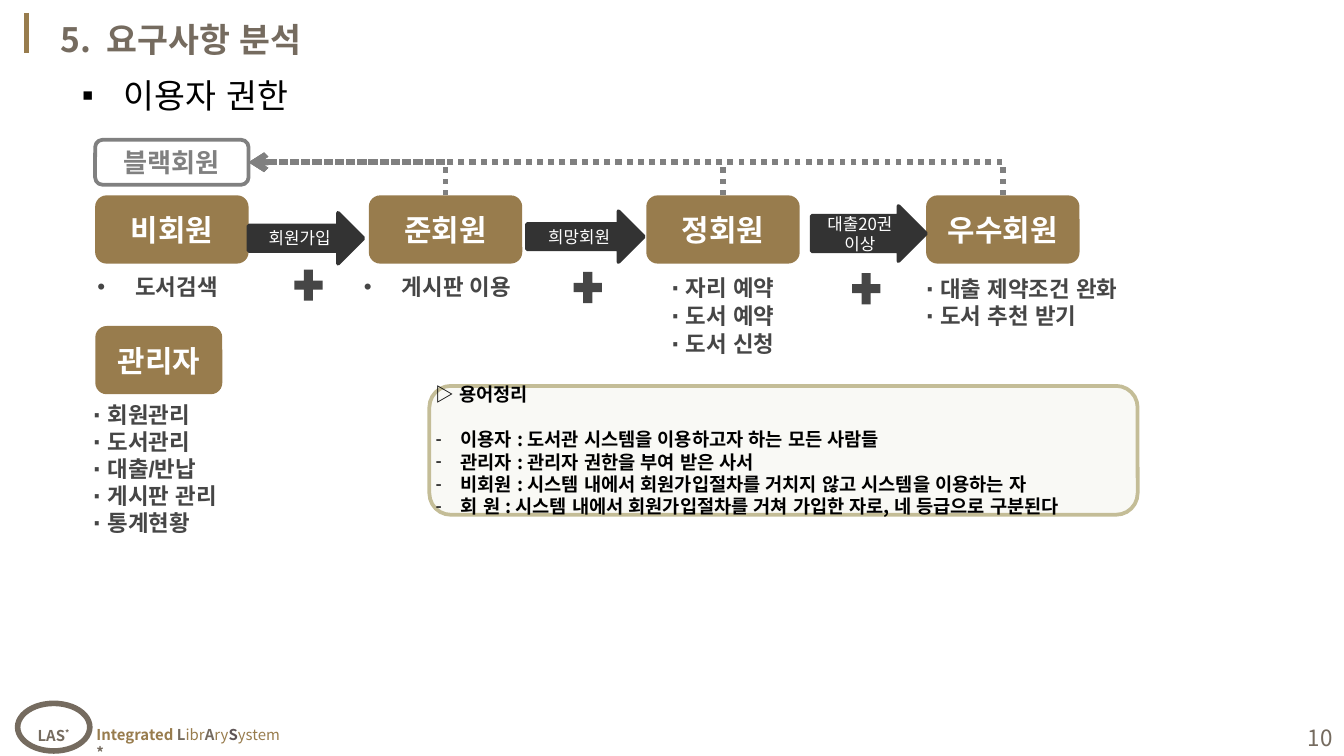
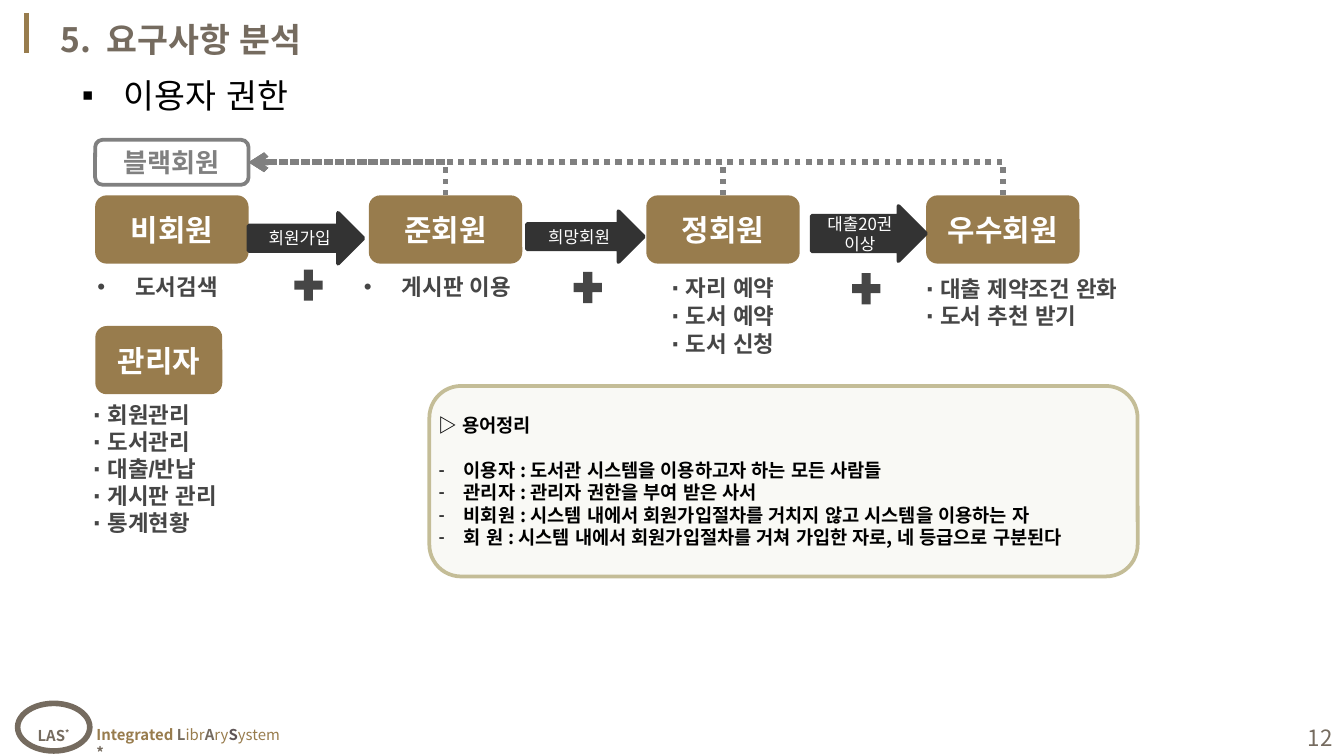
Before and after one commit to naradin711/webPro_ryu, a slide deck: slide 12 of note/07_1'st Project/sample_ver0624.pptx (slide 10 before the commit). Drawn at 1344x756 pixels with LibreOffice and Linux fonts; fonts in the diff are those of the drawing; background and template pictures are left out. Boxes give left, top, right and bottom in pixels: in the first picture for what was removed or moved away, otherwise in the second. Text is boxed around its words. In the diff, an @@ line names an element or a change of style, - is before the commit and + after.

```diff
--- a/note/07_1'st Project/sample_ver0624.pptx
+++ b/note/07_1'st Project/sample_ver0624.pptx
@@ rounded rectangle "▷ 용어정리": place and size @@
-rounded rectangle "▷ 용어정리" at [430, 386, 1138, 515]
+rounded rectangle "▷ 용어정리" at [430, 386, 1138, 577]
@@ page number at [1308, 729, 1333, 746]: text changed @@
-10
+12
```
Also in this commit, not shown: 7 other slides changed, 11 slides added, 32 other files.
